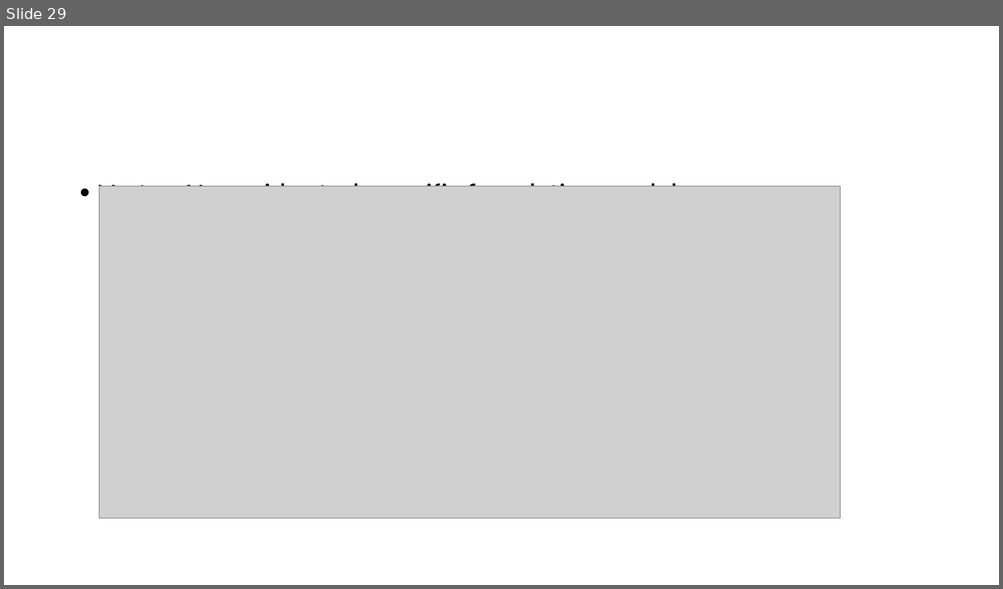
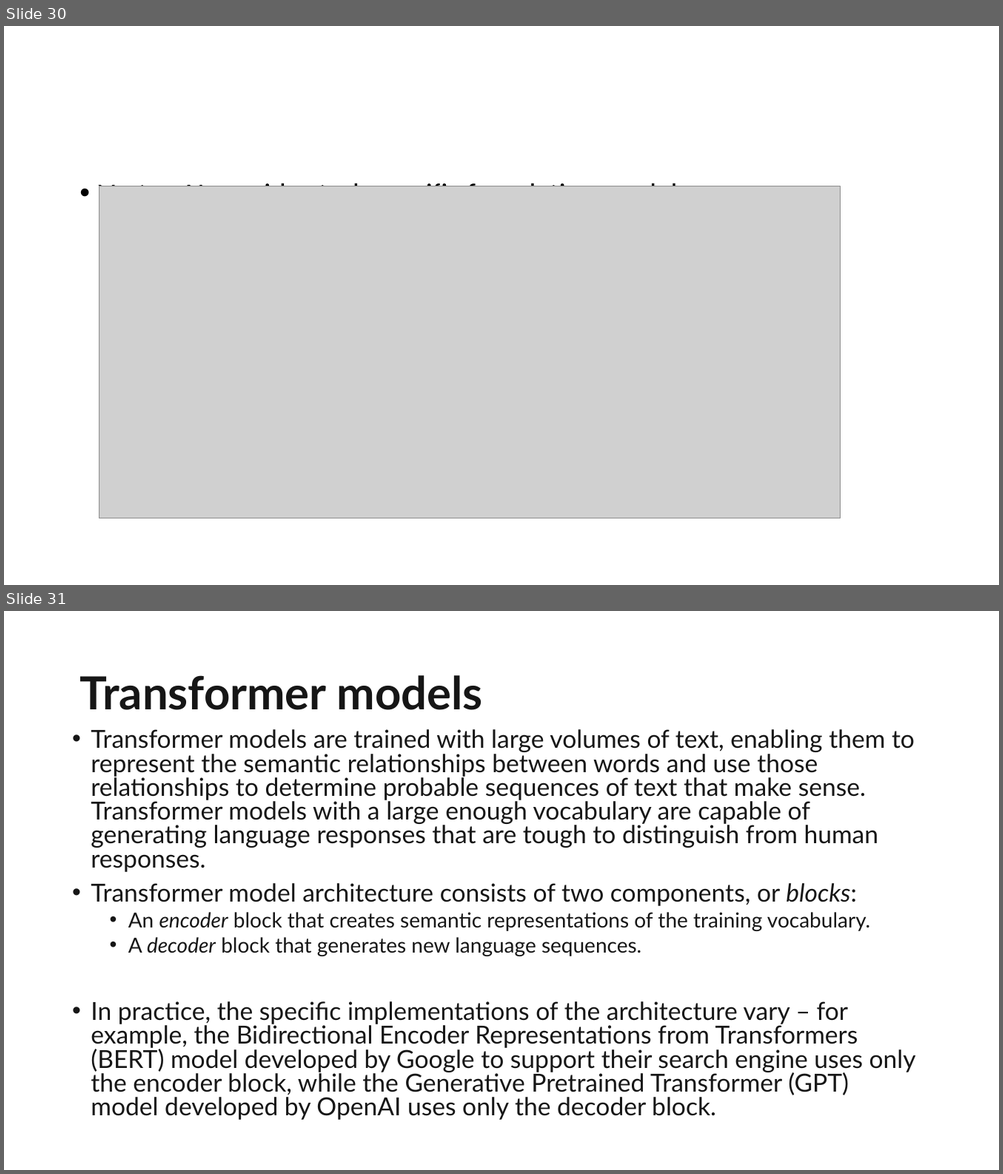
Before and after one commit to shanu-github/Data, a slide deck: Generative_AI/introduction.pptx. Shown one above the other, each under a label of ours: slide 29 before the commit, slides 30 and 31 after it. The pictures are 1003x589 and 1003x1174 pixels, drawn with LibreOffice and Linux fonts; fonts in the diff are those of the drawing; grey boxes stand for pictures. Boxes give left, top, right and bottom in pixels: in the first picture for what was removed or moved away, otherwise in the second. Text is boxed around its words. In the diff, an @@ line names an element or a change of style, - is before the commit and + after.

```diff
--- a/Generative_AI/introduction.pptx
+++ b/Generative_AI/introduction.pptx
@@ slide 31 added at <box>4,611,999,1170</box>, background #FFFFFF @@
@@ title added at <box>79,675,482,710</box>, 44 pt, text #161616, bold @@
+Transformer models
@@ text added at <box>91,729,916,1120</box>, 24 pt, text #161616 @@
+• Transformer models are trained with large volumes of text, enabling them to represent the semantic relationships between words and use those relationships to determine probable sequences of text that make sense. Transformer models with a large enough vocabulary are capable of generating language responses that are tough to distinguish from human responses.
+• Transformer model architecture consists of two components, or blocks:
+  • An encoder block that creates semantic representations of the training vocabulary.
+  • A decoder block that generates new language sequences.
+• In practice, the specific implementations of the architecture vary – for example, the Bidirectional Encoder Representations from Transformers (BERT) model developed by Google to support their search engine uses only the encoder block, while the Generative Pretrained Transformer (GPT) model developed by OpenAI uses only the decoder block.
@@ what was slide 29 is now slide 30 @@
```
Also in this commit, not shown: 1 slide changed, 34 other slides added, 18 other files.
